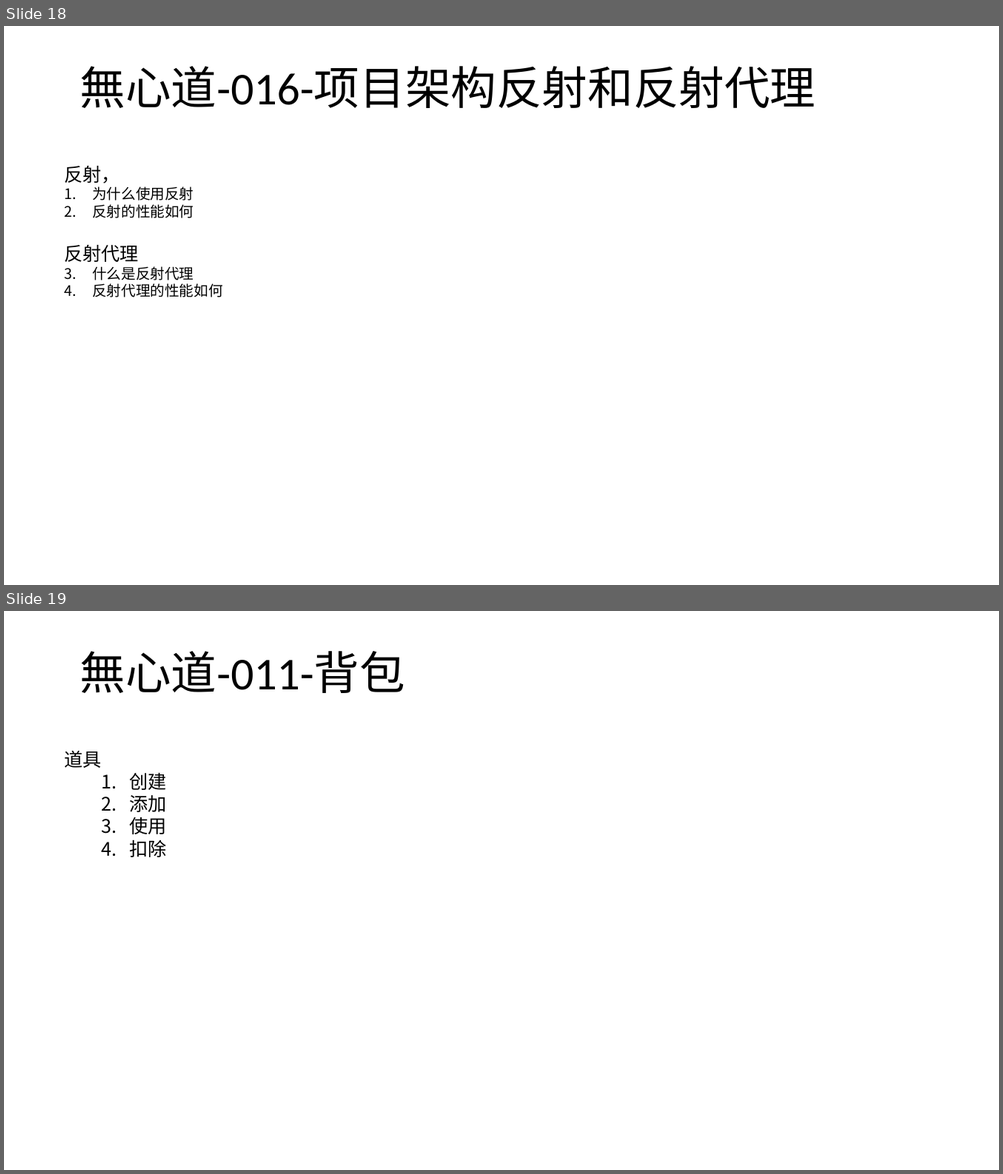
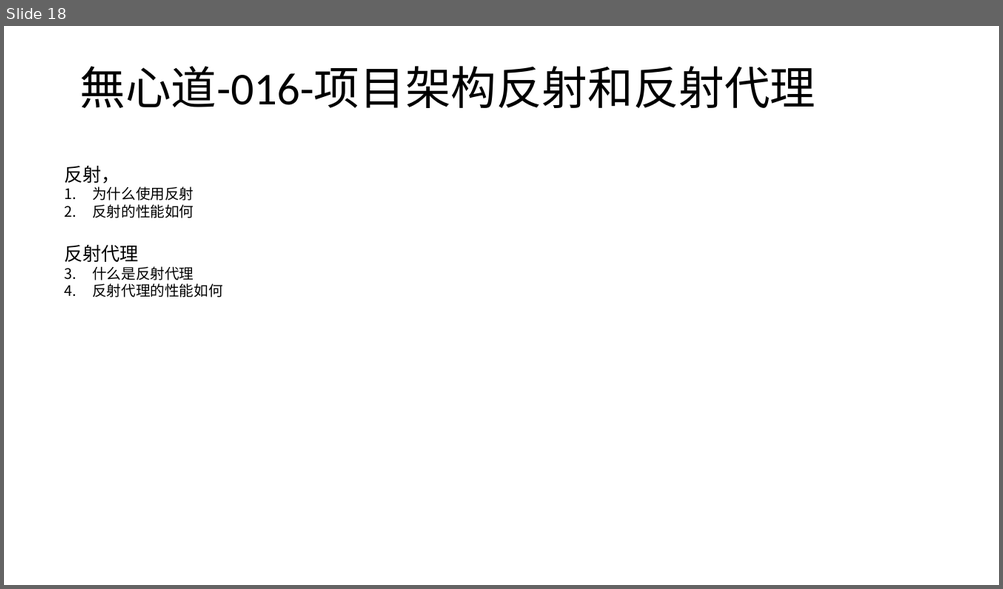
Before and after one commit to wxd-gaming/wxdgaming.spring.boot, a slide deck: 無心道快速开发演示文稿.pptx. Shown one above the other, each under a label of ours: slides 18 and 19 before the commit, slide 18 after it. The pictures are 1003x1174 and 1003x589 pixels, drawn with LibreOffice and Linux fonts; fonts in the diff are those of the drawing. Boxes give left, top, right and bottom in pixels: in the first picture for what was removed or moved away, otherwise in the second. Text is boxed around its words. In the diff, an @@ line names an element or a change of style, - is before the commit and + after.

```diff
--- a/無心道快速开发演示文稿.pptx
+++ b/無心道快速开发演示文稿.pptx
@@ slide 19 removed at (x1=4, y1=611, x2=999, y2=1170), background #FFFFFF @@
@@ title removed at (x1=79, y1=651, x2=405, y2=693) @@
-無心道-011-背包
@@ text removed at (x1=64, y1=751, x2=167, y2=857) @@
-道具
-  1. 创建
-  2. 添加
-  3. 使用
-  4. 扣除
```
Also in this commit, not shown: 1 slide added, 1 other file.
